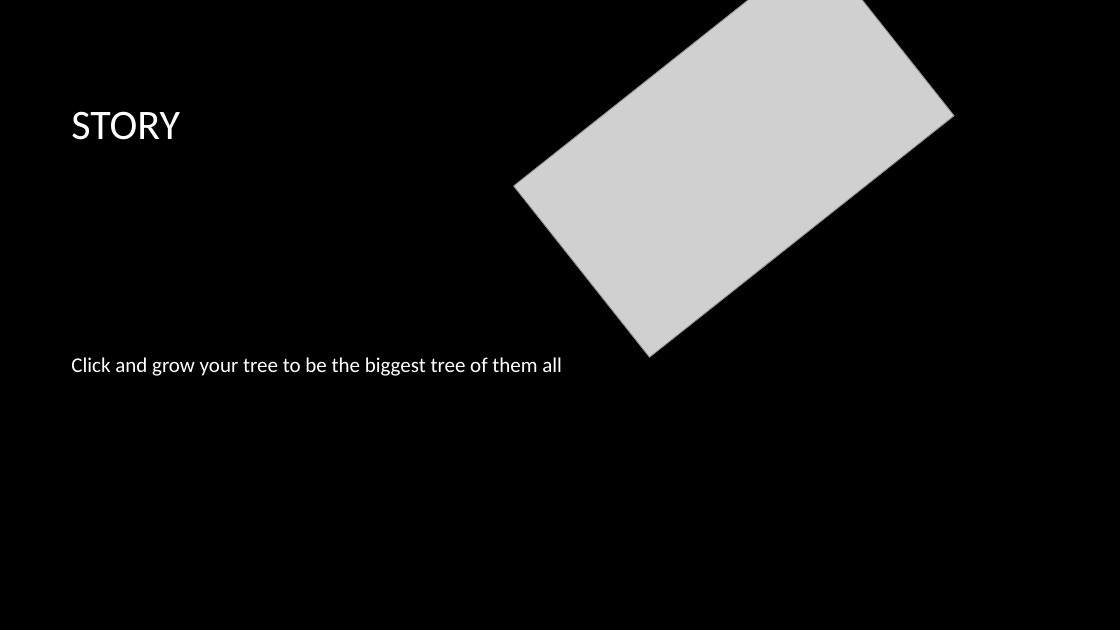
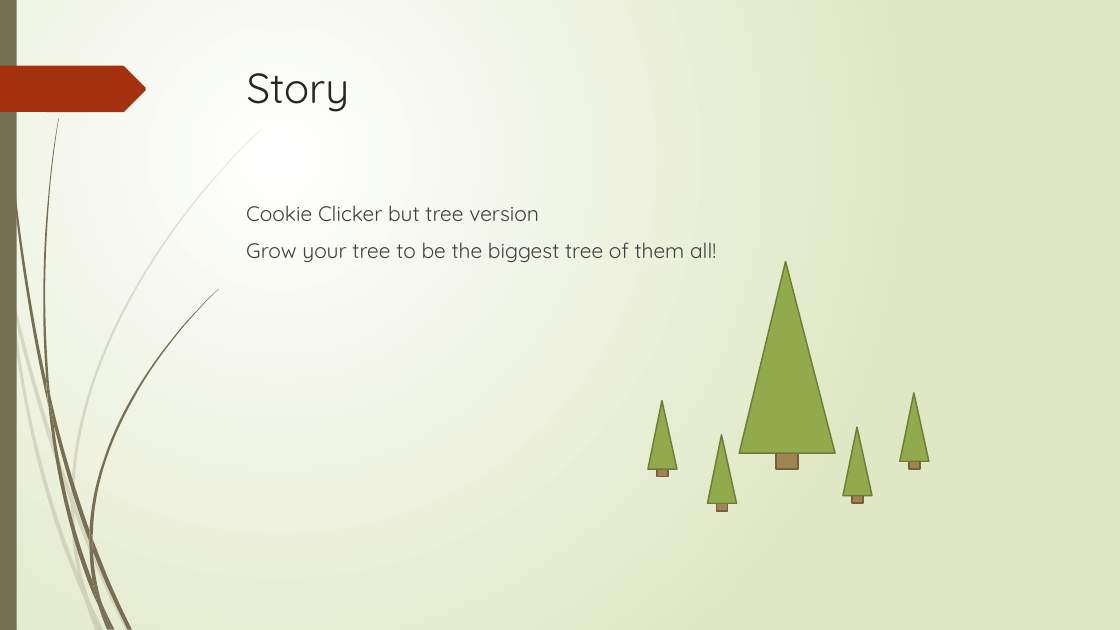
Before and after one commit to pompom2600/AGA312_Sep21, a slide deck: slide 2 of Olivia PT 2.pptx. Drawn at 1120x630 pixels with LibreOffice and Linux fonts; fonts in the diff are those of the drawing; grey boxes stand for pictures; background and template pictures are left out. Boxes give left, top, right and bottom in pixels: in the first picture for what was removed or moved away, otherwise in the second. Text is boxed around its words. In the diff, an @@ line names an element or a change of style, - is before the commit and + after.

```diff
--- a/Olivia PT 2.pptx
+++ b/Olivia PT 2.pptx
@@ background picture (left out) to gradient #FFFFFF to #DFE8C4 @@
@@ rectangle added at (x1=0, y1=0, x2=17, y2=630), fill #766F54 @@
@@ picture removed at (x1=514, y1=0, x2=954, y2=357) @@
@@ title "Story" at (x1=247, y1=73, x2=350, y2=112): vertical alignment middle to top @@
@@ freeform shape added at (x1=0, y1=66, x2=146, y2=112), fill #A53010 @@
@@ title at (x1=247, y1=73, x2=350, y2=112): text changed; font Calibri to Quicksand; text colour #FFFFFF to #262626 @@
-STORY
+Story
@@ text "Cookie Clicker but tree version" at (x1=246, y1=205, x2=716, y2=262): vertical alignment middle to top @@
@@ text at (x1=246, y1=205, x2=716, y2=262): text changed; font Calibri to Quicksand; text colour #FFFFFF to #404040 @@
-Click and grow your tree to be the biggest tree of them all
+Cookie Clicker but tree version
+Grow your tree to be the biggest tree of them all!
@@ triangle added at (x1=739, y1=261, x2=835, y2=453), fill #92AA4C, outline #6C7E38 1.25 pt @@
@@ triangle added at (x1=648, y1=401, x2=677, y2=470), fill #92AA4C, outline #6C7E38 1.25 pt @@
@@ triangle added at (x1=900, y1=393, x2=929, y2=462), fill #92AA4C, outline #6C7E38 1.25 pt @@
@@ triangle added at (x1=707, y1=435, x2=737, y2=504), fill #92AA4C, outline #6C7E38 1.25 pt @@
@@ rectangle added at (x1=776, y1=445, x2=798, y2=469), fill #9F8351, outline #76613C 1.25 pt @@
@@ triangle added at (x1=844, y1=427, x2=873, y2=496), fill #92AA4C, outline #6C7E38 1.25 pt @@
@@ rectangle added at (x1=657, y1=468, x2=668, y2=477), fill #9F8351, outline #76613C 1.25 pt @@
@@ rectangle added at (x1=910, y1=461, x2=920, y2=469), fill #9F8351, outline #76613C 1.25 pt @@
@@ rectangle added at (x1=717, y1=503, x2=728, y2=511), fill #9F8351, outline #76613C 1.25 pt @@
@@ rectangle added at (x1=852, y1=495, x2=863, y2=504), fill #9F8351, outline #76613C 1.25 pt @@
@@ group added at (x1=0, y1=129, x2=262, y2=630): 10 freeform shapes @@
@@ group added at (x1=3, y1=0, x2=218, y2=630): 12 freeform shapes @@
```
Also in this commit, not shown: 4 other slides changed, 14 other files.
